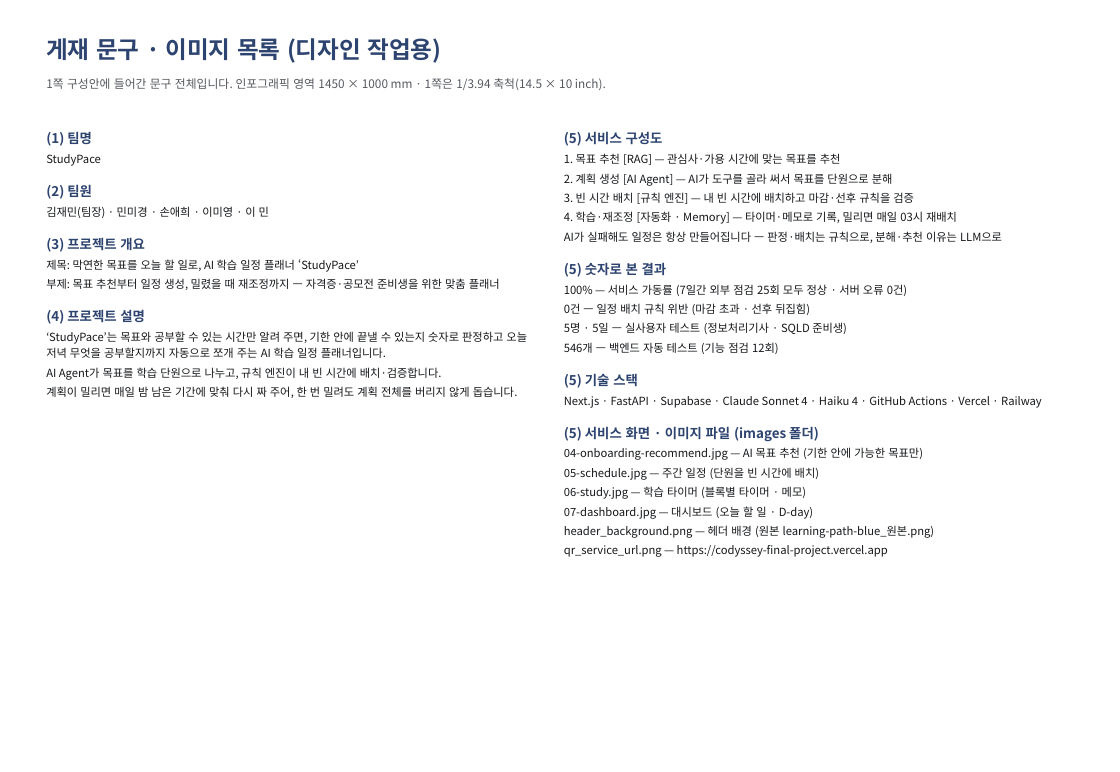
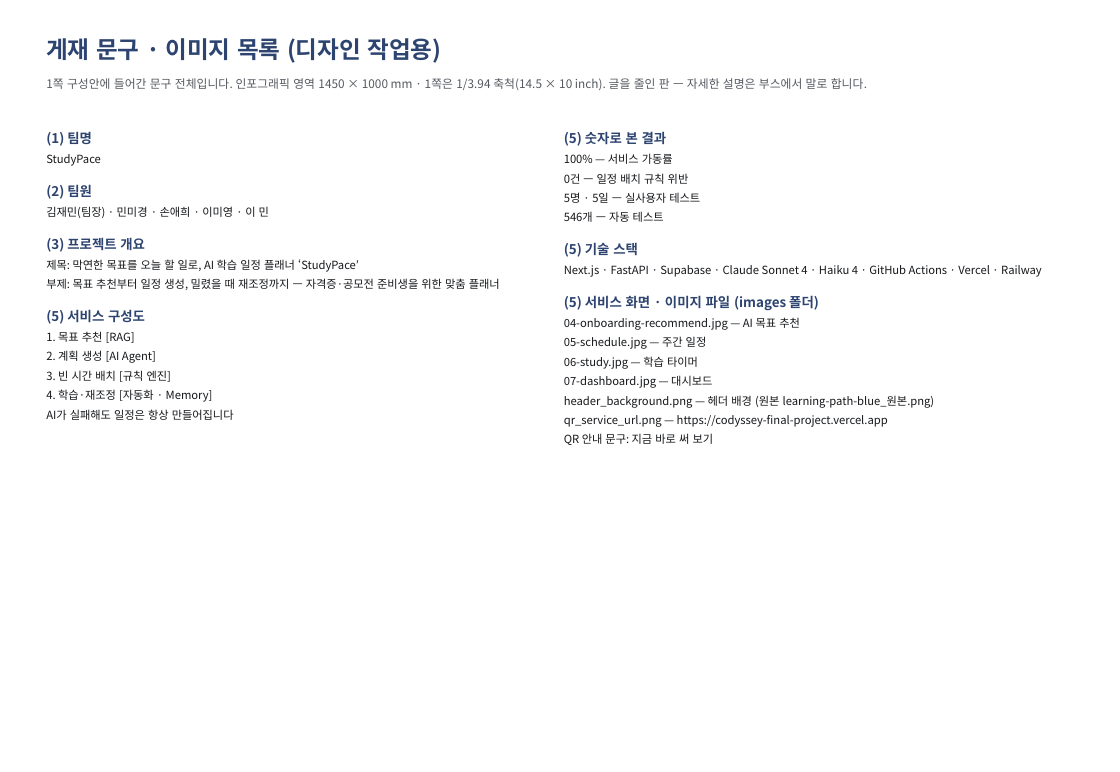
Before and after one commit to dinf7605/Codyssey_FinalProject, a slide deck: slide 2 of docs/전시부스/인포그래픽_구성안_StudyPace.pptx. Drawn at 1120x772 pixels with LibreOffice and Linux fonts; fonts in the diff are those of the drawing. Boxes give left, top, right and bottom in pixels: in the first picture for what was removed or moved away, otherwise in the second. Text is boxed around its words. In the diff, an @@ line names an element or a change of style, - is before the commit and + after.

Commit message:
docs: 전시 부스 — 인포그래픽 글을 줄인 판(운영사무국 요청) · A4 POP · 시연 계정 20개 생성 SQL · 부스 정보 경남으로 정정
- 인포그래픽: 발주 크기가 작아 말로 설명할 부분(프로젝트 소개 문단 · 단계 설명 · 숫자 보조 설명)을 빼고 단계 이름 · 기술 · 숫자 · 화면 · QR 만 남김
- POP_A4: 책상용 세로 POP — 써 보는 방법 3단계 · 시연 계정 안내 · 서비스 QR
- 시연계정_생성.sql: test01@test01.com ~ test20@test20.com (비밀번호 = 아이디, 관리자 권한 없음), 기존 test 계정 삭제 · 행사 후 정리 SQL 포함
- 제출_안내: 우리 부스를 경남(네이티브 파이널 프로젝트)으로 정정 · 줄인 내용과 부스에서 말로 보탤 것 기록
- StudyPace_인포그래픽.zip: 운영사무국 제출용 묶음 (구성안 + 이미지)

```diff
--- a/docs/전시부스/인포그래픽_구성안_StudyPace.pptx
+++ b/docs/전시부스/인포그래픽_구성안_StudyPace.pptx
@@ text at (46,78,867,90): text changed @@
-1쪽 구성안에 들어간 문구 전체입니다. 인포그래픽 영역 1450 × 1000 mm · 1쪽은 1/3.94 축척(14.5 × 10 inch).
+1쪽 구성안에 들어간 문구 전체입니다. 인포그래픽 영역 1450 × 1000 mm · 1쪽은 1/3.94 축척(14.5 × 10 inch). 글을 줄인 판 — 자세한 설명은 부스에서 말로 합니다.
@@ text at (564,131,1002,243): paragraphs removed @@
-(5) 서비스 구성도
-1. 목표 추천 [RAG] — 관심사·가용 시간에 맞는 목표를 추천
-2. 계획 생성 [AI Agent] — AI가 도구를 골라 써서 목표를 단원으로 분해
-3. 빈 시간 배치 [규칙 엔진] — 내 빈 시간에 배치하고 마감·선후 규칙을 검증
-4. 학습·재조정 [자동화 · Memory] — 타이머·메모로 기록, 밀리면 매일 03시 재배치
-AI가 실패해도 일정은 항상 만들어집니다 — 판정·배치는 규칙으로, 분해·추천 이유는 LLM으로
@@ text at (564,153,700,222): text changed @@
-100% — 서비스 가동률 (7일간 외부 점검 25회 모두 정상 · 서버 오류 0건)
-0건 — 일정 배치 규칙 위반 (마감 초과 · 선후 뒤집힘)
-5명 · 5일 — 실사용자 테스트 (정보처리기사 · SQLD 준비생)
-546개 — 백엔드 자동 테스트 (기능 점검 12회)
+100% — 서비스 가동률
+0건 — 일정 배치 규칙 위반
+5명 · 5일 — 실사용자 테스트
+546개 — 자동 테스트
@@ text at (46,309,234,420): text changed @@
-(4) 프로젝트 설명
-‘StudyPace’는 목표와 공부할 수 있는 시간만 알려 주면, 기한 안에 끝낼 수 있는지 숫자로 판정하고 오늘 저녁 무엇을 공부할지까지 자동으로 쪼개 주는 AI 학습 일정 플래너입니다.
-AI Agent가 목표를 학습 단원으로 나누고, 규칙 엔진이 내 빈 시간에 배치·검증합니다.
-계획이 밀리면 매일 밤 남은 기간에 맞춰 다시 짜 주어, 한 번 밀려도 계획 전체를 버리지 않게 돕습니다.
+(5) 서비스 구성도
+1. 목표 추천 [RAG]
+2. 계획 생성 [AI Agent]
+3. 빈 시간 배치 [규칙 엔진]
+4. 학습·재조정 [자동화 · Memory]
+AI가 실패해도 일정은 항상 만들어집니다
@@ text at (564,317,800,388): text changed @@
-04-onboarding-recommend.jpg — AI 목표 추천 (기한 안에 가능한 목표만)
-05-schedule.jpg — 주간 일정 (단원을 빈 시간에 배치)
-06-study.jpg — 학습 타이머 (블록별 타이머 · 메모)
-07-dashboard.jpg — 대시보드 (오늘 할 일 · D-day)
+04-onboarding-recommend.jpg — AI 목표 추천
+05-schedule.jpg — 주간 일정
+06-study.jpg — 학습 타이머
+07-dashboard.jpg — 대시보드
@@ text at (564,433,714,445): paragraph added @@
+QR 안내 문구: 지금 바로 써 보기
```
Also in this commit, not shown: 1 other slide changed, 6 other files.
